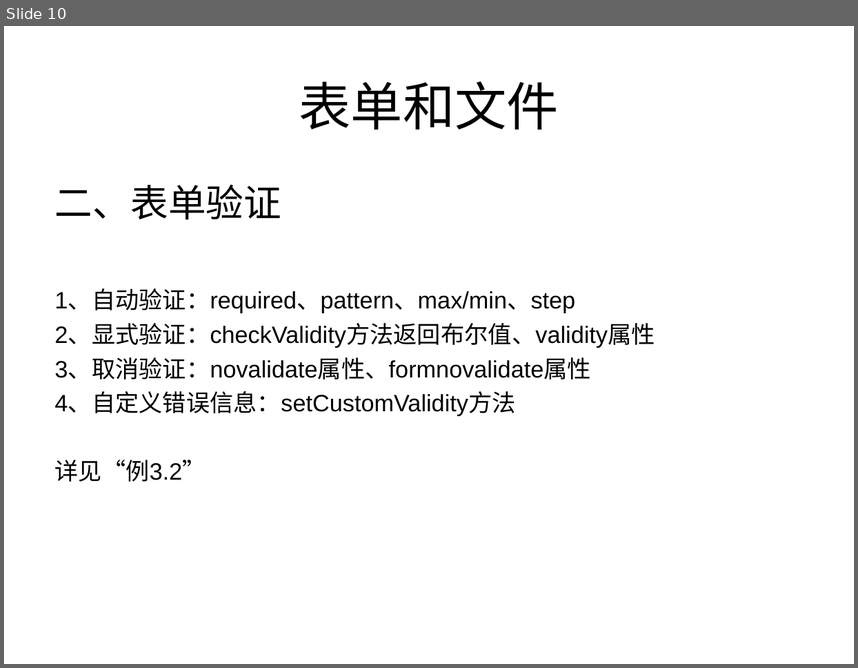
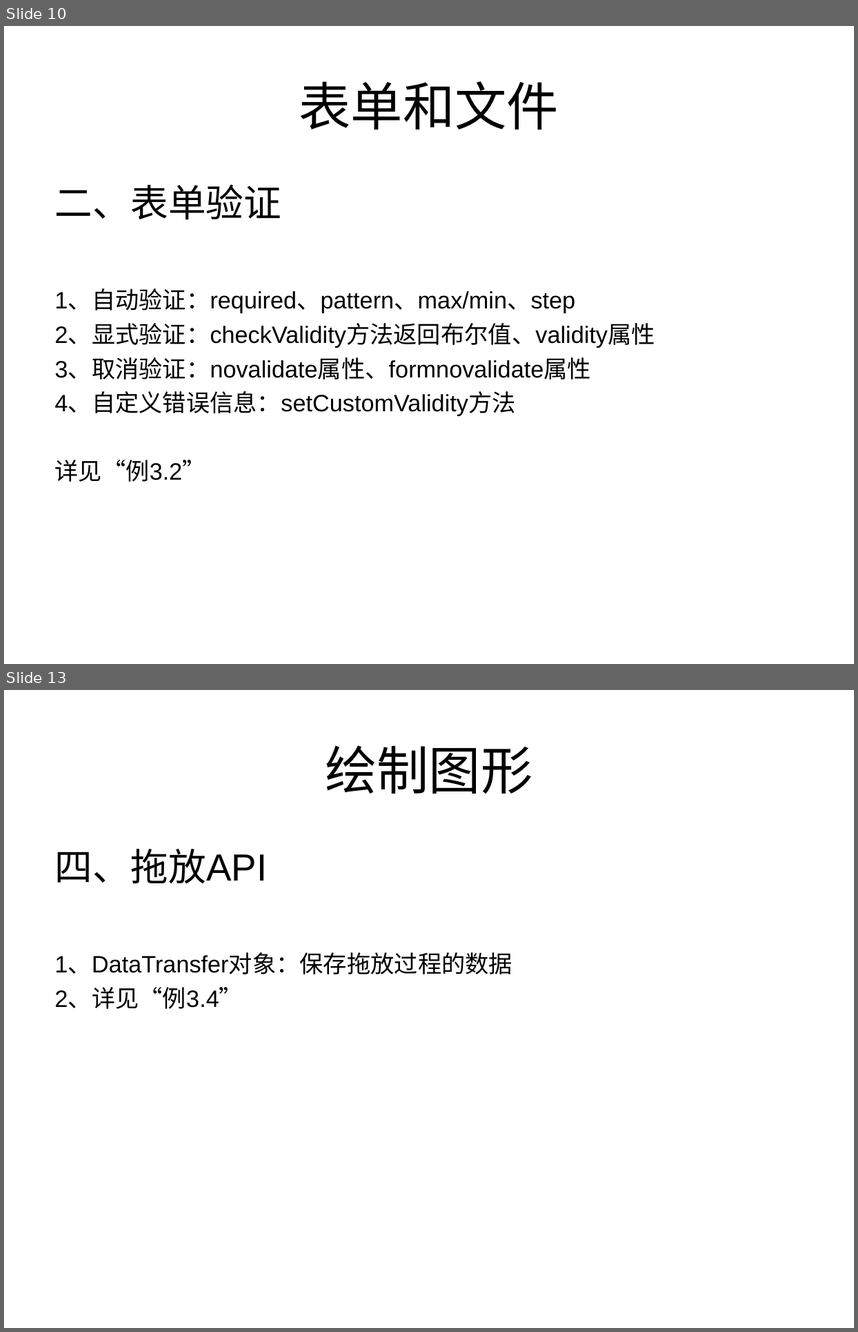
Before and after one commit to testuser2213/tom-wang-manual, a slide deck: manual/html5/share/关于HTML5的分享.ppt. Shown one above the other, each under a label of ours: slide 10 before the commit, slides 10 and 13 after it; the slides between them are not shown. The pictures are 858x668 and 858x1332 pixels, drawn with LibreOffice and Linux fonts; fonts in the diff are those of the drawing. Boxes give left, top, right and bottom in pixels: in the first picture for what was removed or moved away, otherwise in the second. Text is boxed around its words. In the diff, an @@ line names an element or a change of style, - is before the commit and + after.

```diff
--- a/manual/html5/share/关于HTML5的分享.ppt
+++ b/manual/html5/share/关于HTML5的分享.ppt
@@ slide 13 added at (x1=4, y1=690, x2=854, y2=1328), background #FFFFFF @@
@@ title added at (x1=325, y1=745, x2=533, y2=793), 44 pt, text #000000 @@
+绘制图形
@@ text added at (x1=55, y1=849, x2=513, y2=1009), 20 pt, text #000000 @@
+四、拖放API
+1、DataTransfer对象：保存拖放过程的数据
+2、详见“例3.4”
```
Also in this commit, not shown: 1 slide changed, 1 other slide added, 6 other files.
